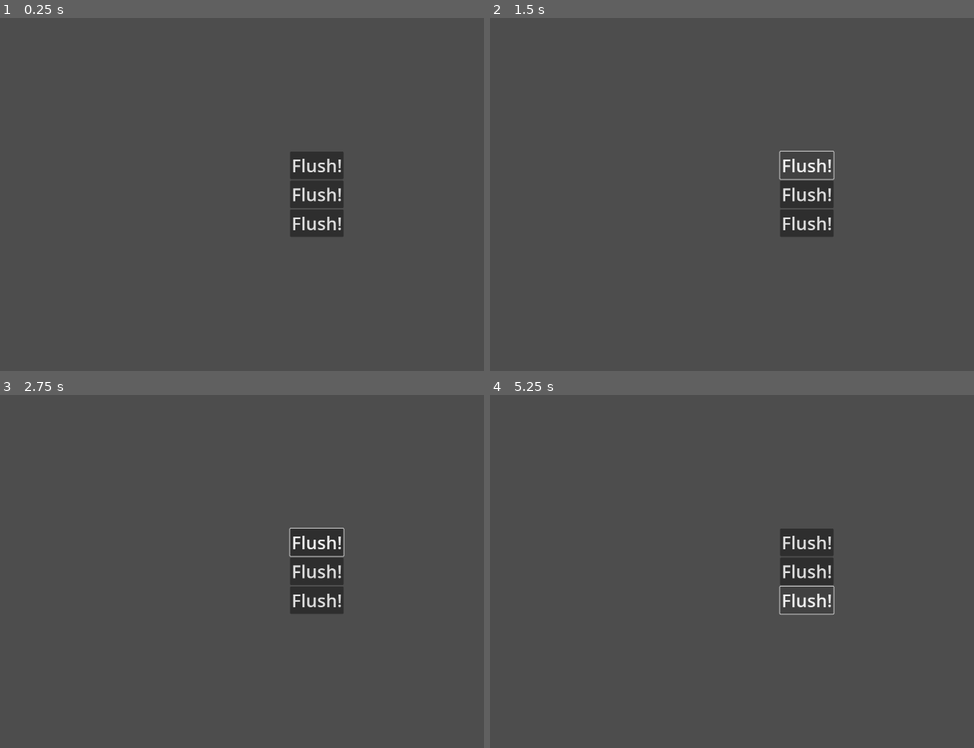
Above: before the commit, frames 1-4 (two rows, left to right).
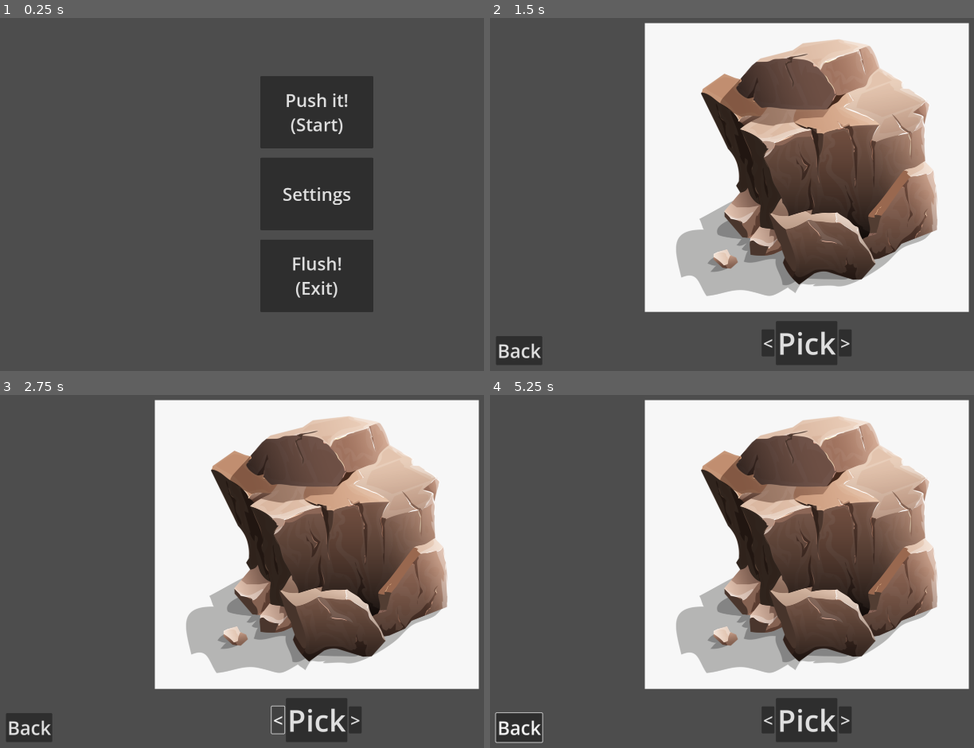
Above: after the commit, the same moments.

Repository: Fork-on-the-Table-Collective/farty-little-things
Game: Godot game, scene res://menu/main_menu.tscn
Two runs of this game, one before a commit and one after it. Both use one fixed random seed, a clock stepped at 60 frames per second and the inputs below. This scene is started directly instead of the project's main scene.
Inputs (mouse positions are in pixels of both pictures, inside the frame that each line leads up to):
- Up to frame 1 (0.25 s): no input
- Up to frame 2 (1.5 s): click "Flush!" (after the commit: "Settings") at 0.5 s; click "Flush!" (after the commit: "Push it! (Start)") at 1.25 s
- Up to frame 3 (2.75 s): click (275, 719) at 2 s, where only the run after the commit has a clickable "<"
- Up to frame 4 (5.25 s): click (804, 719) at 2.75 s, where only the run after the commit has a clickable "Pick"; click (843, 719) at 3.5 s, where only the run after the commit has a clickable ">"; click (519, 726) at 4.25 s, where only the run after the commit has a clickable "Back"; click (804, 599) at 5 s, where only the run before the commit has a clickable "Flush!"

The runs differ from the first frame. In frame 1, 13% of the frame differs, in the area x 53-78%, y 16-84%; in frame 2, 55%; in frame 3, 55%; in frame 4, 55%, in the area x 0-100%, y 1-99%.

Commit message:
Buttons on the menu and skin selection ui

Diff:
--- /dev/null
+++ b/turdinator/menu/main_menu.gd
@@ -0,0 +1,15 @@
+extends Control
+
+
+# Called when the node enters the scene tree for the first time.
+func _ready() -> void:
+	pass # Replace with function body.
+
+
+# Called every frame. 'delta' is the elapsed time since the previous frame.
+func _process(delta: float) -> void:
+	pass
+
+
+func _on_button_start_pressed() -> void:
+	get_tree().change_scene_to_file("res://menu/skin_select.tscn")
--- a/turdinator/menu/main_menu.tscn
+++ b/turdinator/menu/main_menu.tscn
@@ -1,4 +1,6 @@
-[gd_scene format=3 uid="uid://cnvl43pmh57j7"]
+[gd_scene load_steps=2 format=3 uid="uid://cnvl43pmh57j7"]
+
+[ext_resource type="Script" path="res://menu/main_menu.gd" id="1_0w8w1"]
 
 [node name="MainMenu" type="Control"]
 layout_mode = 3
@@ -7,6 +9,7 @@
 anchor_bottom = 1.0
 grow_horizontal = 2
 grow_vertical = 2
+script = ExtResource("1_0w8w1")
 
 [node name="TextureRect" type="TextureRect" parent="."]
 layout_mode = 1
@@ -23,24 +26,32 @@
 anchor_top = 0.5
 anchor_right = 0.5
 anchor_bottom = 0.5
-offset_left = -71.0
-offset_top = -113.5
-offset_right = 71.0
-offset_bottom = 113.5
+offset_left = -150.0
+offset_top = -314.0
+offset_right = 150.0
+offset_bottom = 314.0
 grow_horizontal = 2
 grow_vertical = 2
+theme_override_constants/separation = 25
 
 [node name="ButtonStart" type="Button" parent="VBoxContainer"]
 layout_mode = 2
+size_flags_vertical = 3
 theme_override_font_sizes/font_size = 47
-text = "Flush!"
+text = "Push it!
+(Start)"
 
 [node name="ButtonSettings" type="Button" parent="VBoxContainer"]
 layout_mode = 2
+size_flags_vertical = 3
 theme_override_font_sizes/font_size = 47
-text = "Flush!"
+text = "Settings"
 
 [node name="ButtonExit" type="Button" parent="VBoxContainer"]
 layout_mode = 2
+size_flags_vertical = 3
 theme_override_font_sizes/font_size = 47
-text = "Flush!"
+text = "Flush!
+(Exit)"
+
+[connection signal="pressed" from="VBoxContainer/ButtonStart" to="." method="_on_button_start_pressed"]
--- /dev/null
+++ b/turdinator/menu/skin_select.tscn
@@ -0,0 +1,69 @@
+[gd_scene load_steps=2 format=3 uid="uid://wmjmnj4deiwk"]
+
+[ext_resource type="Texture2D" uid="uid://dt1a2qryhis10" path="res://menu/assets/rock.png" id="1_hbaiy"]
+
+[node name="SkinSelect" type="Control"]
+layout_mode = 3
+anchors_preset = 15
+anchor_right = 1.0
+anchor_bottom = 1.0
+grow_horizontal = 2
+grow_vertical = 2
+
+[node name="MarginContainer" type="MarginContainer" parent="."]
+layout_mode = 1
+anchors_preset = 15
+anchor_right = 1.0
+anchor_bottom = 1.0
+grow_horizontal = 2
+grow_vertical = 2
+theme_override_constants/margin_left = 20
+theme_override_constants/margin_top = 20
+theme_override_constants/margin_right = 20
+theme_override_constants/margin_bottom = 20
+
+[node name="Background" type="TextureRect" parent="MarginContainer"]
+layout_mode = 2
+
+[node name="VBoxContainer" type="VBoxContainer" parent="MarginContainer"]
+layout_mode = 2
+size_flags_horizontal = 4
+theme_override_constants/separation = 25
+
+[node name="TextureRect" type="TextureRect" parent="MarginContainer/VBoxContainer"]
+layout_mode = 2
+size_flags_vertical = 3
+texture = ExtResource("1_hbaiy")
+
+[node name="HBoxContainer" type="HBoxContainer" parent="MarginContainer/VBoxContainer"]
+layout_mode = 2
+size_flags_horizontal = 4
+
+[node name="button_back" type="Button" parent="MarginContainer/VBoxContainer/HBoxContainer"]
+layout_mode = 2
+size_flags_horizontal = 4
+size_flags_vertical = 4
+theme_override_font_sizes/font_size = 46
+text = "<"
+
+[node name="button_pick" type="Button" parent="MarginContainer/VBoxContainer/HBoxContainer"]
+layout_mode = 2
+size_flags_horizontal = 4
+size_flags_vertical = 10
+theme_override_font_sizes/font_size = 79
+text = "Pick"
+
+[node name="button_next" type="Button" parent="MarginContainer/VBoxContainer/HBoxContainer"]
+layout_mode = 2
+size_flags_horizontal = 4
+size_flags_vertical = 4
+theme_override_font_sizes/font_size = 46
+text = ">"
+
+[node name="button_back" type="Button" parent="MarginContainer"]
+layout_mode = 2
+size_flags_horizontal = 0
+size_flags_vertical = 8
+theme_override_constants/h_separation = 0
+theme_override_font_sizes/font_size = 50
+text = "Back"
Binary file added: turdinator/menu/assets/rock.png
Not shown, added: turdinator/menu/assets/rock.png.import
